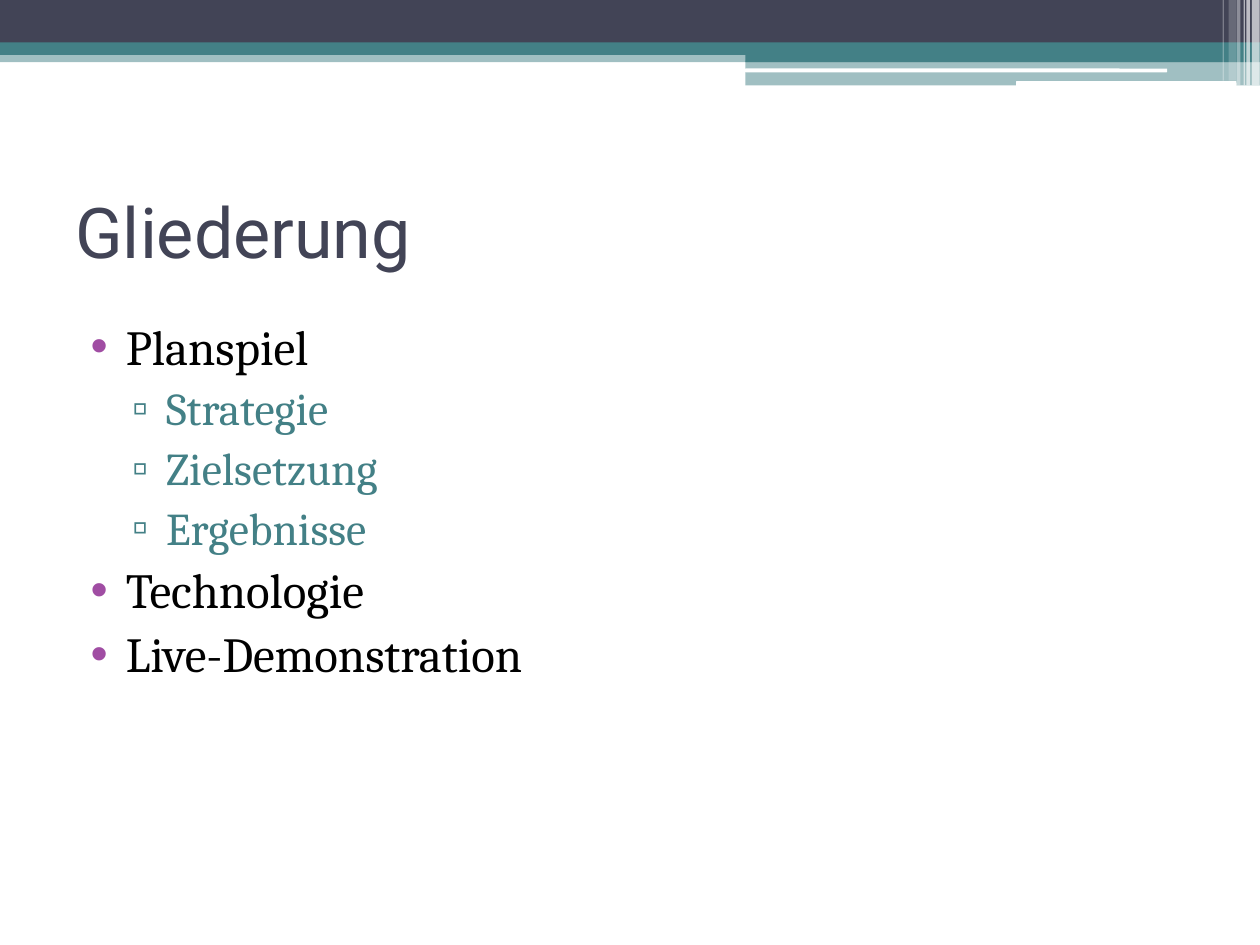
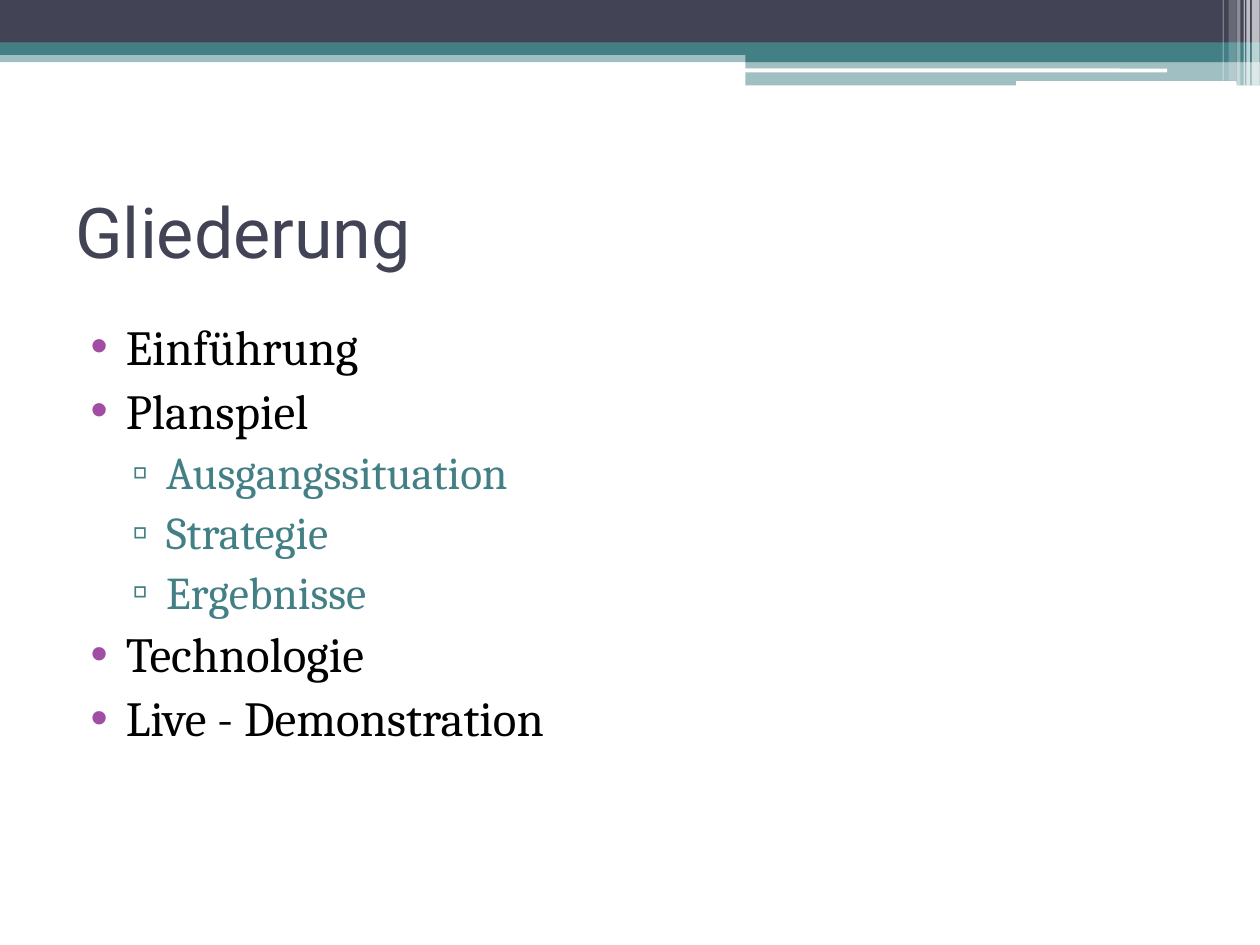
Before and after one commit to sven2101/IBSys2, a slide deck: slide 2 of Manual/Supply Chain Manager.pptx. Drawn at 1260x945 pixels with LibreOffice and Linux fonts; fonts in the diff are those of the drawing. Boxes give left, top, right and bottom in pixels: in the first picture for what was removed or moved away, otherwise in the second. Text is boxed around its words. In the diff, an @@ line names an element or a change of style, - is before the commit and + after.

```diff
--- a/Manual/Supply Chain Manager.pptx
+++ b/Manual/Supply Chain Manager.pptx
@@ text at (x1=126, y1=330, x2=358, y2=376): paragraph added @@
+• Einführung
@@ text at (x1=166, y1=458, x2=507, y2=499): paragraph added @@
+  ▫ Ausgangssituation
@@ text at (x1=166, y1=453, x2=377, y2=495): paragraph removed @@
-  ▫ Zielsetzung
@@ text at (x1=126, y1=703, x2=544, y2=737): spaces changed @@
-• Live-Demonstration
+• Live - Demonstration
```
Also in this commit, not shown: 1 other slide changed, 9 slides added, 1 slide removed, 16 other files.
